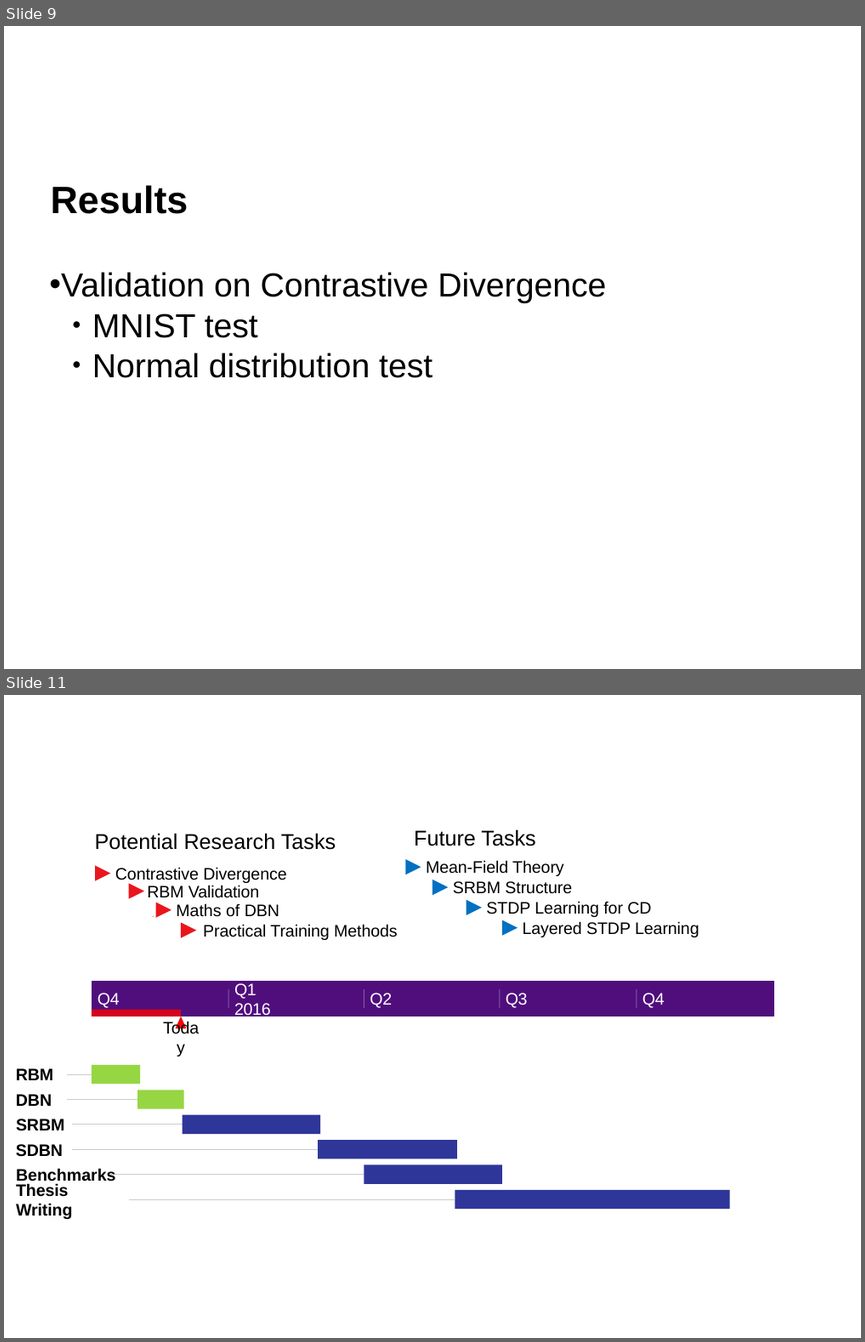
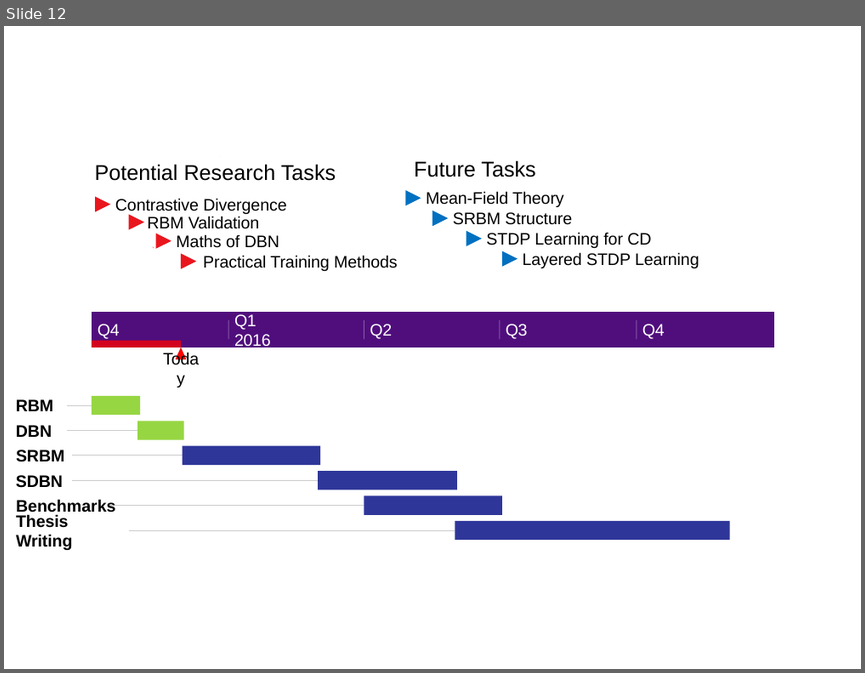
Before and after one commit to qian-liu/2nd_year_short_report, a slide deck: 2nd_year_int.pptx. Shown one above the other, each under a label of ours: slides 9 and 11 before the commit, slide 12 after it; the slides between them are not shown. The pictures are 865x1342 and 865x673 pixels, drawn with LibreOffice and Linux fonts; fonts in the diff are those of the drawing; background and template pictures are left out. Boxes give left, top, right and bottom in pixels: in the first picture for what was removed or moved away, otherwise in the second. Text is boxed around its words. In the diff, an @@ line names an element or a change of style, - is before the commit and + after.

```diff
--- a/2nd_year_int.pptx
+++ b/2nd_year_int.pptx
@@ slide 9 removed at box(4, 26, 861, 669), background #FFFFFF @@
@@ text removed at box(51, 185, 188, 214) @@
-Results
@@ text removed at box(49, 272, 606, 378) @@
-• Validation on Contrastive Divergence
-  ● MNIST test
-  ● Normal distribution test
@@ what was slide 11 is now slide 12 @@
```
Also in this commit, not shown: 3 slides changed, 8 slides added, 6 other slides removed, 4 other files.
